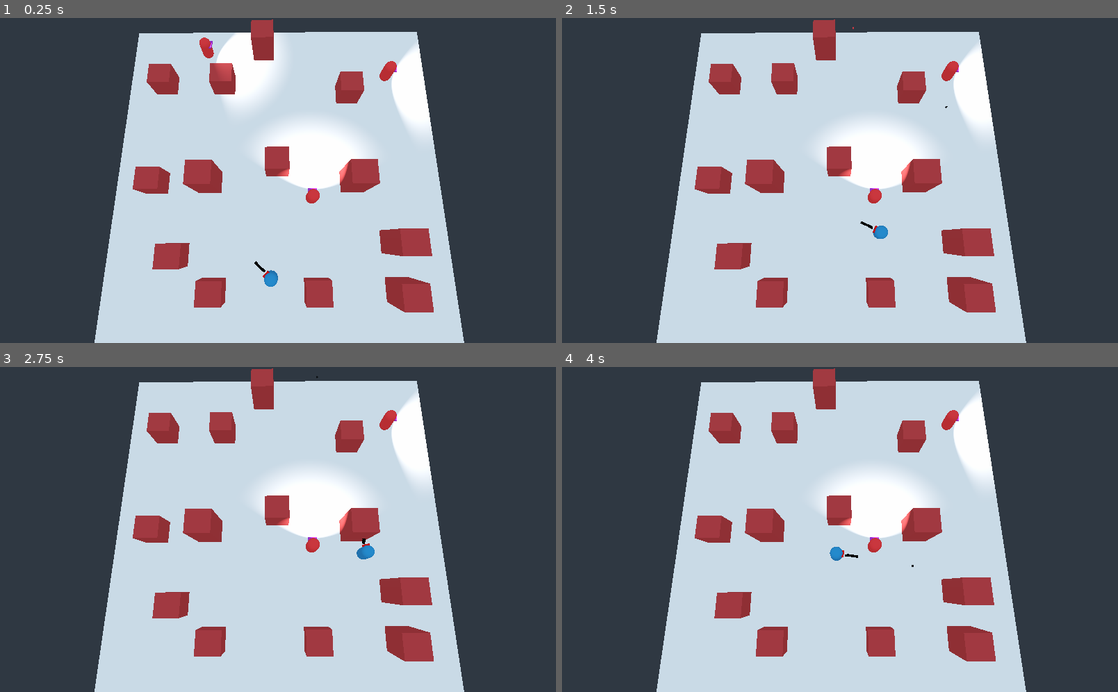
Above: before the commit, frames 1-4 (two rows, left to right).
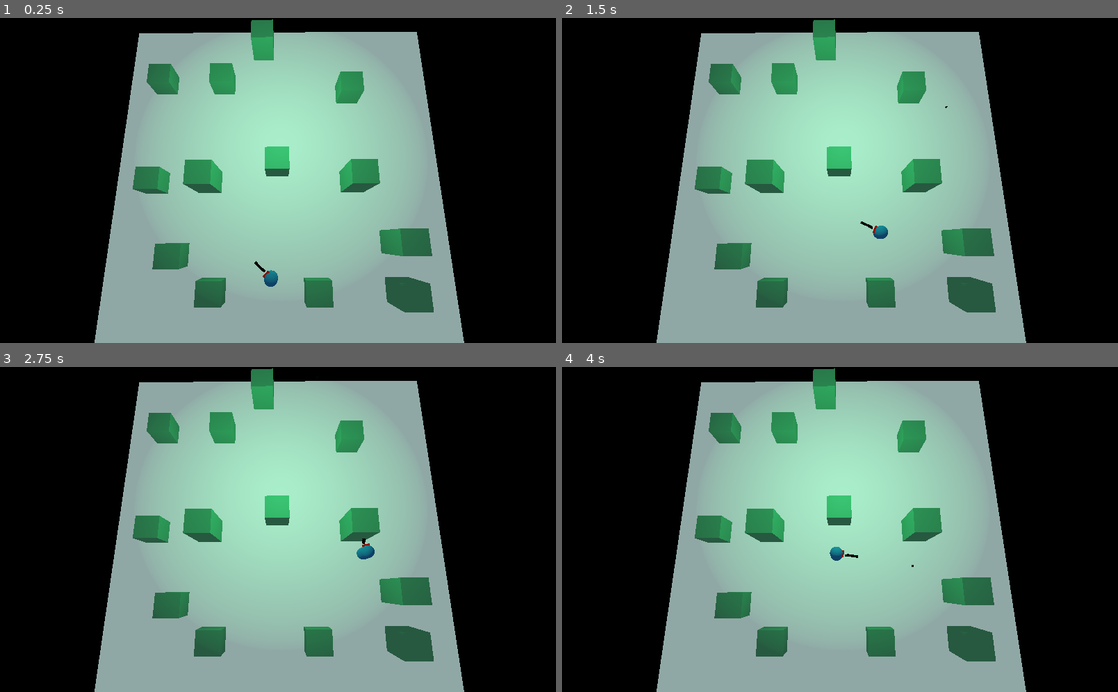
Above: after the commit, the same moments.

Repository: gxhamster/Godot-Basic-Shooting-Game-3D
Game: Godot game, scene res://World.tscn
The game is run twice, just before and just after one commit, with the same random seed, the same clock (stepped at 60 frames per second) and the same inputs.
Inputs (mouse positions are in pixels of both pictures, inside the frame that each line leads up to):
- Up to frame 1 (0.25 s): no input
- Up to frame 2 (1.5 s): tap Enter at 0.5 s; move the mouse to (962, 164) at 0.52 s; press the mouse at (962, 164) at 0.53 s; hold W (forward) 0.53-1.28 s; move the mouse to (728, 196) at 1.27 s; release the mouse at (728, 196) at 1.28 s; hold S (backward) from 1.28 s (still down); click (728, 196) at 1.35 s
- Up to frame 3 (2.75 s): move the mouse to (333, 458) at 2.02 s; release S (backward) at 2.03 s; press the mouse at (333, 458) at 2.03 s; hold W (forward) from 2.03 s (still down)
- Up to frame 4 (4 s): move the mouse to (812, 594) at 2.77 s; release the mouse at (812, 594) at 2.78 s; click (812, 594) at 2.85 s; move the mouse to (1006, 578) at 3.52 s; release W (forward) at 3.53 s; press the mouse at (1006, 578) at 3.53 s; hold S (backward) from 3.53 s (still down)

The runs differ from the first frame. In frame 1, 100% of the frame differs, in the area x 0-100%, y 0-100%; in frame 2, 100%; in frame 3, 100%; in frame 4, 100%.

Commit message:
Fixed enemy rotation when spawning 🧨✨

Diff:
--- a/Enemy.gd
+++ b/Enemy.gd
@@ -20,6 +20,7 @@
 var path_index := 0
 
 var mousePointIn3D : Vector3
+var detected_color := Color(231, 34, 34)
 
 onready var debug := $Debug
 onready var spotLight := $SpotLight
@@ -54,7 +55,10 @@
 		var space := get_world().get_direct_space_state()
 		var result := space.intersect_ray(global_transform.origin, rayCastPos.origin, [self], collision_mask)
 		if result.collider is Player:
+			spotLight.light_color = Color.red
 			return true
+		else:
+			spotLight.light_color = Color.white
 
 	return false
 
--- a/Enemy.tscn
+++ b/Enemy.tscn
@@ -45,7 +45,7 @@
 
 [node name="SpotLight" type="SpotLight" parent="."]
 transform = Transform( 0.9982, -0.00824834, -0.0593994, 0.0277468, 0.941622, 0.335526, 0.0531642, -0.33657, 0.940156, 0.153863, 2.53836, -0.601358 )
-light_energy = 7.23
+light_energy = 1.9
 light_indirect_energy = 0.0
 shadow_bias = 16.0
 spot_range = 15.004
--- a/EnemySpawnController.gd
+++ b/EnemySpawnController.gd
@@ -12,7 +12,7 @@
 func _ready() -> void:
 	for spawn_pos in get_children():
 		if spawn_pos is Position3D:
-			 spawn_position_array.append(spawn_pos.global_transform.origin)
+			 spawn_position_array.append(spawn_pos)
 
 	spawn_timer.wait_time = spawn_rate
 	spawn_timer.start()
@@ -23,22 +23,26 @@
 	var enemy_instance : KinematicBody = enemy_scene.instance()
 	var player_position : Vector3 = get_tree().get_nodes_in_group("player")[0].global_transform.origin
 	var nearestSpawnToPlayerDist := 100000
-	var nearestSpawnToPlayer := Vector3()
+	var nearestSpawnToPlayer := Transform()
+
 
 # 	Find the spawn closest to player
 	for i in spawn_position_array:
-		var distance_to_player := player_position.distance_to(i)
+		var distance_to_player := player_position.distance_to(i.transform.origin)
 		if  distance_to_player < nearestSpawnToPlayerDist:
-			nearestSpawnToPlayer = i
-			nearestSpawnToPlayerDist = player_position.distance_to(i)
+			nearestSpawnToPlayer = i.transform
+			nearestSpawnToPlayerDist = player_position.distance_to(i.transform.origin)
 
 #	If the distance of player is bigger than max_distance then dont spawn
 	if nearestSpawnToPlayerDist > max_distance:
 		return
 	else:
+
 		add_child(enemy_instance)
-#		enemy_instance.global_transform.looking_at(player_position, Vector3.UP)
-		enemy_instance.global_transform.origin = nearestSpawnToPlayer
+
+		enemy_instance.global_transform = nearestSpawnToPlayer
+
+
 
 
 
--- a/World.tscn
+++ b/World.tscn
@@ -17,7 +17,8 @@
 edge/max_length = 0.0
 
 [sub_resource type="SpatialMaterial" id=2]
-albedo_color = Color( 0.760784, 0.231373, 0.231373, 1 )
+albedo_color = Color( 0.341176, 0.709804, 0.545098, 1 )
+roughness = 0.59
 
 [sub_resource type="CubeMesh" id=3]
 material = SubResource( 2 )
@@ -28,7 +29,7 @@
 [sub_resource type="SpatialMaterial" id=5]
 albedo_color = Color( 1, 0.968627, 0.968627, 1 )
 emission_enabled = true
-emission = Color( 0, 0, 0, 1 )
+emission = Color( 0.0117647, 0.141176, 0.133333, 1 )
 emission_energy = 6.33
 emission_operator = 0
 emission_on_uv2 = false
@@ -60,6 +61,14 @@
 [node name="CollisionShape" type="CollisionShape" parent="Nav/NavigationMeshInstance/Obstacles/StaticBody"]
 transform = Transform( 1.72953, 0, 0, 0, 3.24571, 0, 0, 0, 1.62065, 0, 2.02754, 0 )
 shape = SubResource( 4 )
+
+[node name="OmniLight" type="OmniLight" parent="Nav/NavigationMeshInstance/Obstacles/StaticBody"]
+transform = Transform( 1, 0, 0, 0, 1, 0, 0, 0, 1, 0.528139, 12.7735, -3.72432 )
+light_color = Color( 0.4, 0.94902, 0.6, 1 )
+light_energy = 0.82
+light_specular = 0.91
+omni_range = 26.2493
+omni_attenuation = 0.615572
 
 [node name="StaticBody2" type="StaticBody" parent="Nav/NavigationMeshInstance/Obstacles"]
 transform = Transform( 1, 0, 0, 0, 1, 0, 0, 0, 1, -14.6922, -0.975235, 13.3634 )
@@ -221,24 +230,6 @@
 transform = Transform( 1, 0, 0, 0, 1, 0, 0, 0, 1, 0.124624, -0.057064, -0.105507 )
 use_collision = true
 mesh = SubResource( 6 )
-
-[node name="Enemy" parent="Nav" instance=ExtResource( 1 )]
-transform = Transform( 1, 0, 0, 0, 1, 0, 0, 0, 1, 5.15157, 2.55922, 5.10483 )
-camera = NodePath("../../Camera")
-speed = 15.0
-detectRadius = 20.0
-
-[node name="Enemy2" parent="Nav" instance=ExtResource( 1 )]
-transform = Transform( -0.152986, 0, -0.988228, 0, 1, 0, 0.988228, 0, -0.152986, -11.8845, 2.71436, -20.3122 )
-camera = NodePath("../../Camera")
-speed = 15.0
-detectRadius = 20.0
-
-[node name="Enemy3" parent="Nav" instance=ExtResource( 1 )]
-transform = Transform( -0.152986, 0, -0.988228, 0, 1, 0, 0.988228, 0, -0.152986, 18.2035, 2.71436, -15.6543 )
-camera = NodePath("../../Camera")
-speed = 15.0
-detectRadius = 20.0
 
 [node name="Camera" type="Camera" parent="."]
 transform = Transform( 0.999985, 0.00380191, 0.00406762, -0.00481971, 0.225326, 0.974272, 0.00278755, -0.974276, 0.225341, 0.253175, 38.8685, 11.0758 )
@@ -301,13 +292,16 @@
 enemy_scene = ExtResource( 1 )
 
 [node name="SpawnPosition" type="Position3D" parent="EnemySpawnController"]
-transform = Transform( 1, 0, 0, 0, 1, 0, 0, 0, 1, -4.90359, 1.69575, 6.94297 )
+transform = Transform( 0.931139, 0, -0.364666, 0, 1, 0, 0.364666, 0, 0.931139, -4.90359, 1.69575, 6.94297 )
 
 [node name="SpawnPosition2" type="Position3D" parent="EnemySpawnController"]
-transform = Transform( 1, 0, 0, 0, 1, 0, 0, 0, 1, 12.106, 2.56919, 9.18681 )
+transform = Transform( 0.892955, 0, 0.450145, 0, 1, 0, -0.450145, 0, 0.892955, 12.106, 2.56919, 9.18681 )
 
 [node name="SpawnPosition3" type="Position3D" parent="EnemySpawnController"]
-transform = Transform( 0.590817, 0, -0.806806, 0, 1, 0, 0.806806, 0, 0.590817, -14.348, 2.56919, 18.2285 )
+transform = Transform( -0.432778, 0, -0.9015, 0, 1, 0, 0.9015, 0, -0.432778, -14.348, 2.56919, 18.2285 )
+
+[node name="SpawnPosition4" type="Position3D" parent="EnemySpawnController"]
+transform = Transform( 0.473827, 0, 0.880618, 0, 1, 0, -0.880618, 0, 0.473827, -13.8578, 2.56919, -8.35987 )
 
 [node name="SpawnTimer" type="Timer" parent="EnemySpawnController"]
 [connection signal="timeout" from="EnemySpawnController/SpawnTimer" to="EnemySpawnController" method="_on_SpawnTimer_timeout"]
--- a/default_env.tres
+++ b/default_env.tres
@@ -1,6 +1,8 @@
 [gd_resource type="Environment" load_steps=2 format=2]
 
 [sub_resource type="ProceduralSky" id=1]
+sky_energy = 0.0
+ground_energy = 0.0
 sun_energy = 0.0
 
 [resource]
